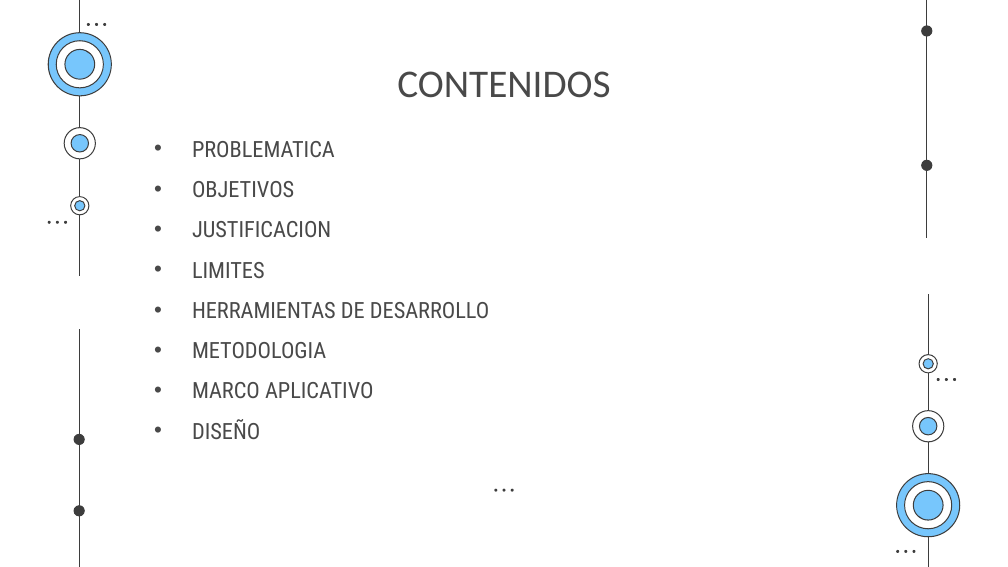
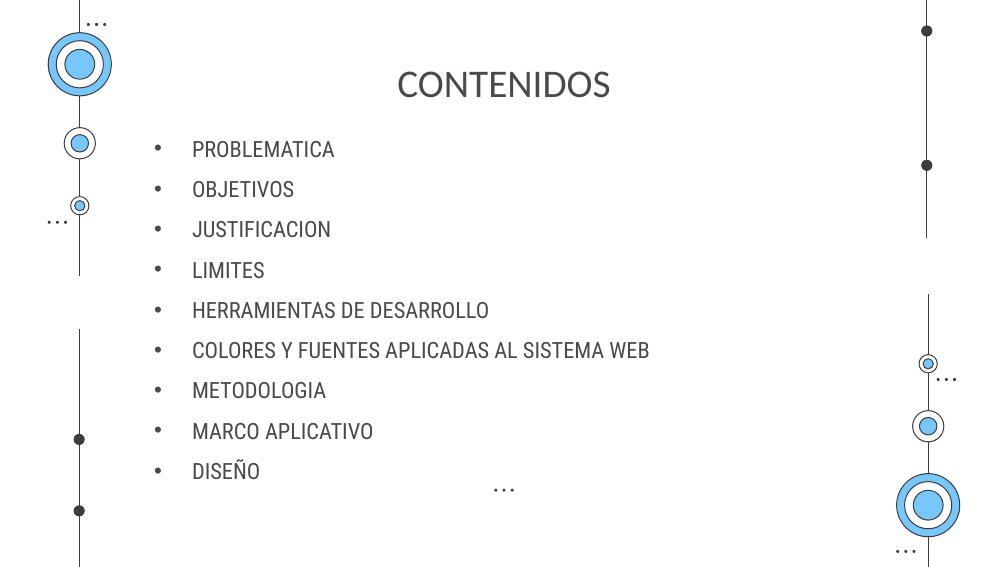
Before and after one commit to EgCooper/Mxt-Technology, a slide deck: slide 2 of Documentacion/Mxt-Technology Presentacion.pptx. Drawn at 1008x567 pixels with LibreOffice and Linux fonts; fonts in the diff are those of the drawing. Boxes give left, top, right and bottom in pixels: in the first picture for what was removed or moved away, otherwise in the second. Text is boxed around its words. In the diff, an @@ line names an element or a change of style, - is before the commit and + after.

```diff
--- a/Documentacion/Mxt-Technology Presentacion.pptx
+++ b/Documentacion/Mxt-Technology Presentacion.pptx
@@ subtitle at <box>192,342,649,358</box>: paragraph added @@
+• COLORES Y FUENTES APLICADAS AL SISTEMA WEB
```
Also in this commit, not shown: 1 other slide changed, 2 slides added, 1 other file.
